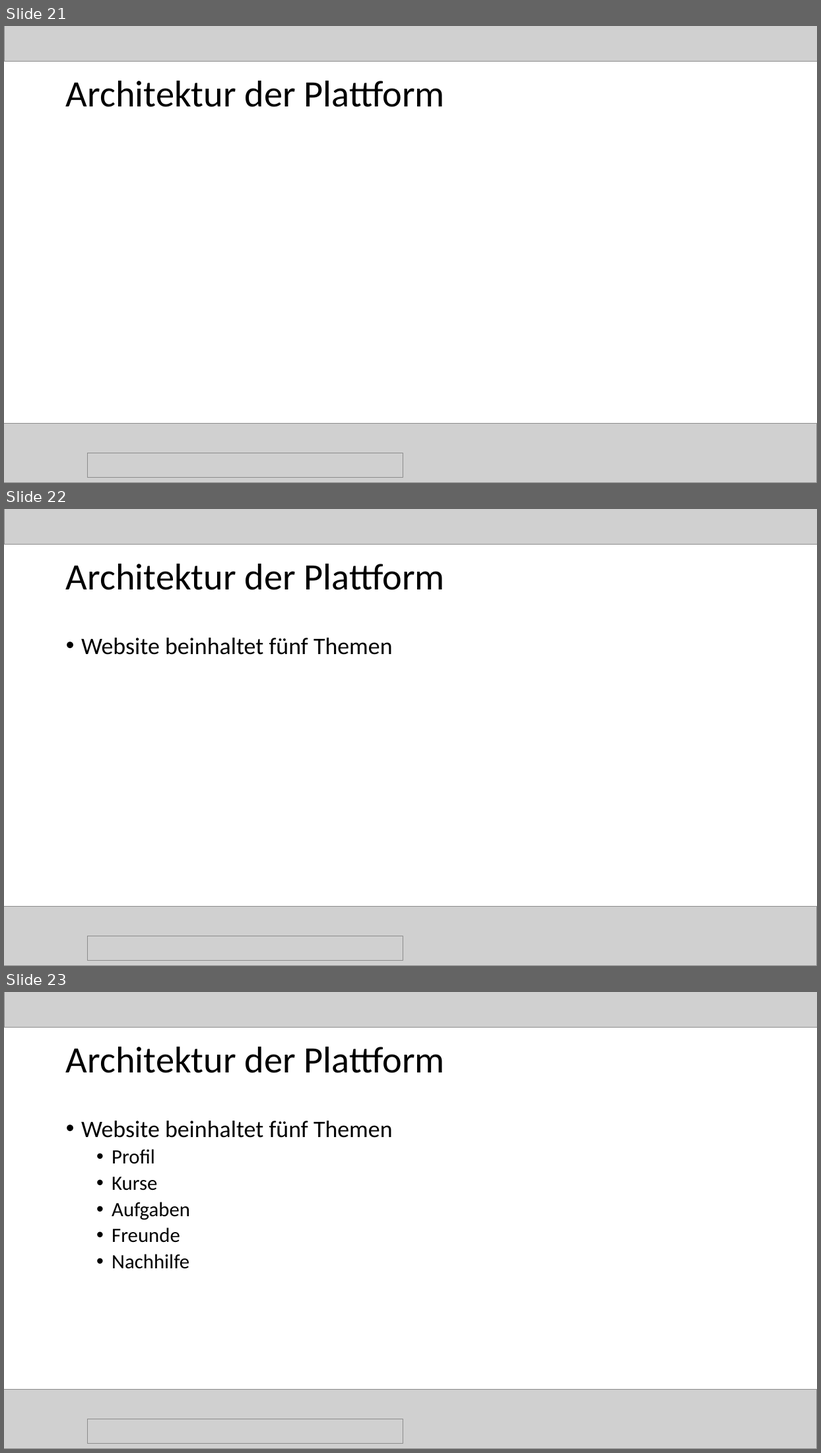
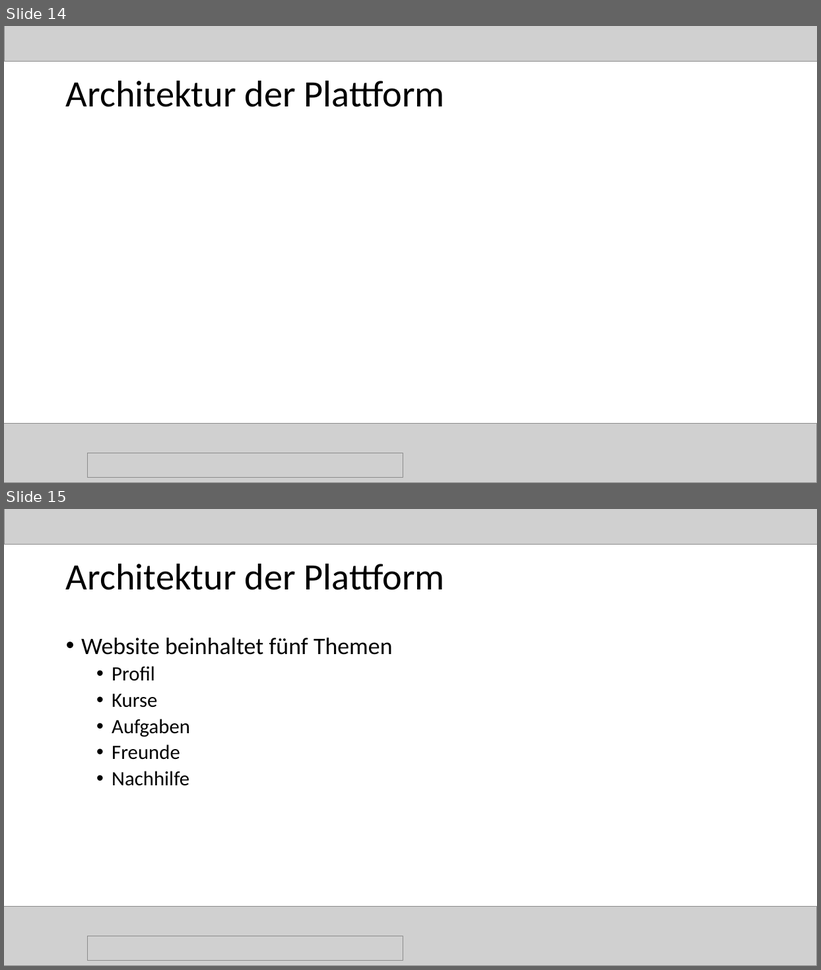
Before and after one commit to magharmi/StudentenFuerStudenten, a slide deck: websitePPneu.pptx. Shown one above the other, each under a label of ours: slides 21, 22 and 23 before the commit, slides 14 and 15 after it. The pictures are 821x1453 and 821x970 pixels, drawn with LibreOffice and Linux fonts; fonts in the diff are those of the drawing; grey boxes stand for pictures. Boxes give left, top, right and bottom in pixels: in the first picture for what was removed or moved away, otherwise in the second. Text is boxed around its words. In the diff, an @@ line names an element or a change of style, - is before the commit and + after.

```diff
--- a/websitePPneu.pptx
+++ b/websitePPneu.pptx
@@ slide 22 removed at <box>4,509,817,966</box>, background #FFFFFF @@
@@ picture removed at <box>4,509,817,545</box> @@
@@ title removed at <box>66,563,445,590</box> @@
-Architektur der Plattform
@@ text removed at <box>81,638,393,655</box> @@
-• Website beinhaltet fünf Themen
@@ picture removed at <box>4,907,817,966</box> @@
@@ picture removed at <box>87,937,403,960</box> @@
@@ what was slide 21 is now slide 14 @@
@@ what was slide 23 is now slide 15 @@
```
Also in this commit, not shown: 13 slides changed, 1 slide added, 7 other slides removed, 2 other files.
